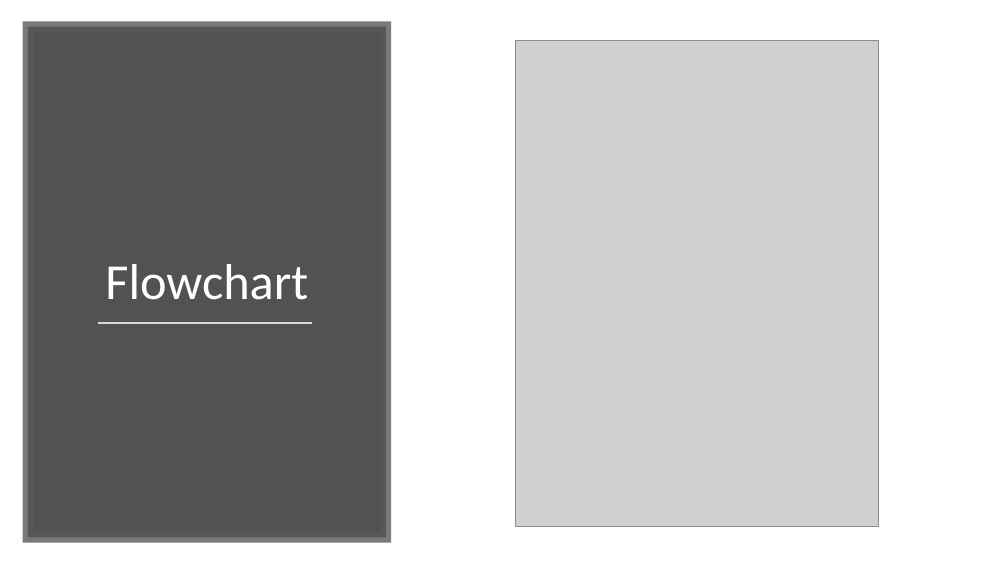
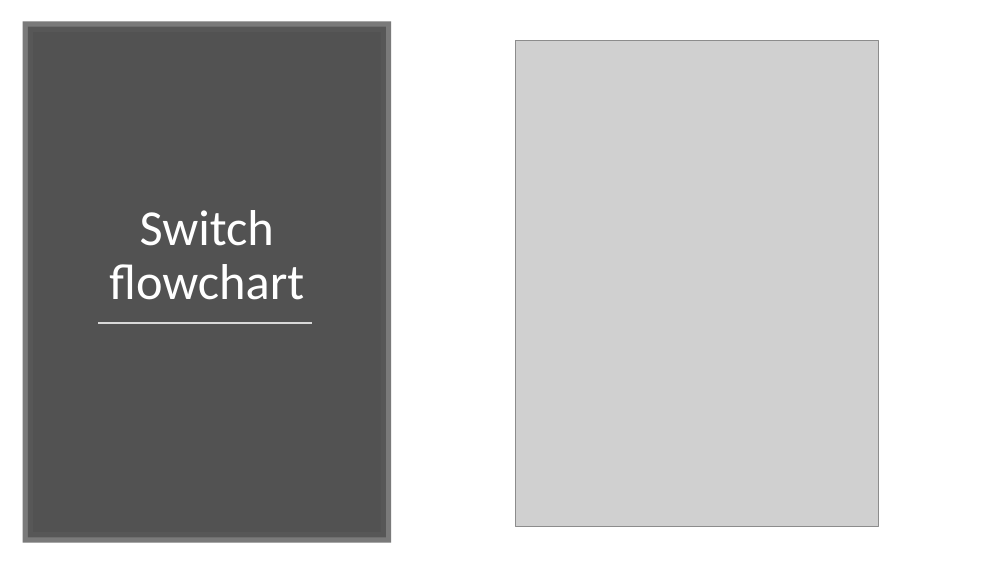
Before and after one commit to v-nys/cursusprogrammeren, a slide deck: slide 17 of _SLIDES/DEEL1/H4/32_beslissingen deel 2_switch_enum.pptx. Drawn at 1008x567 pixels with LibreOffice and Linux fonts; fonts in the diff are those of the drawing; grey boxes stand for pictures. Boxes give left, top, right and bottom in pixels: in the first picture for what was removed or moved away, otherwise in the second. Text is boxed around its words. In the diff, an @@ line names an element or a change of style, - is before the commit and + after.

```diff
--- a/_SLIDES/DEEL1/H4/32_beslissingen deel 2_switch_enum.pptx
+++ b/_SLIDES/DEEL1/H4/32_beslissingen deel 2_switch_enum.pptx
@@ title at (109, 210, 304, 300): text changed @@
-Flowchart
+Switch flowchart
```
Also in this commit, not shown: 1 slide added, 1 other file.
